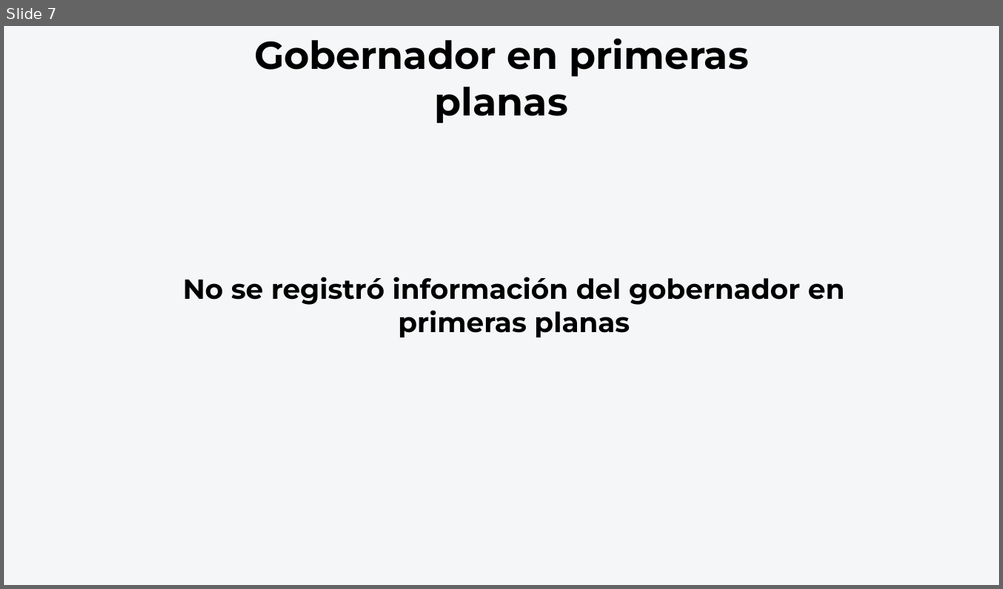
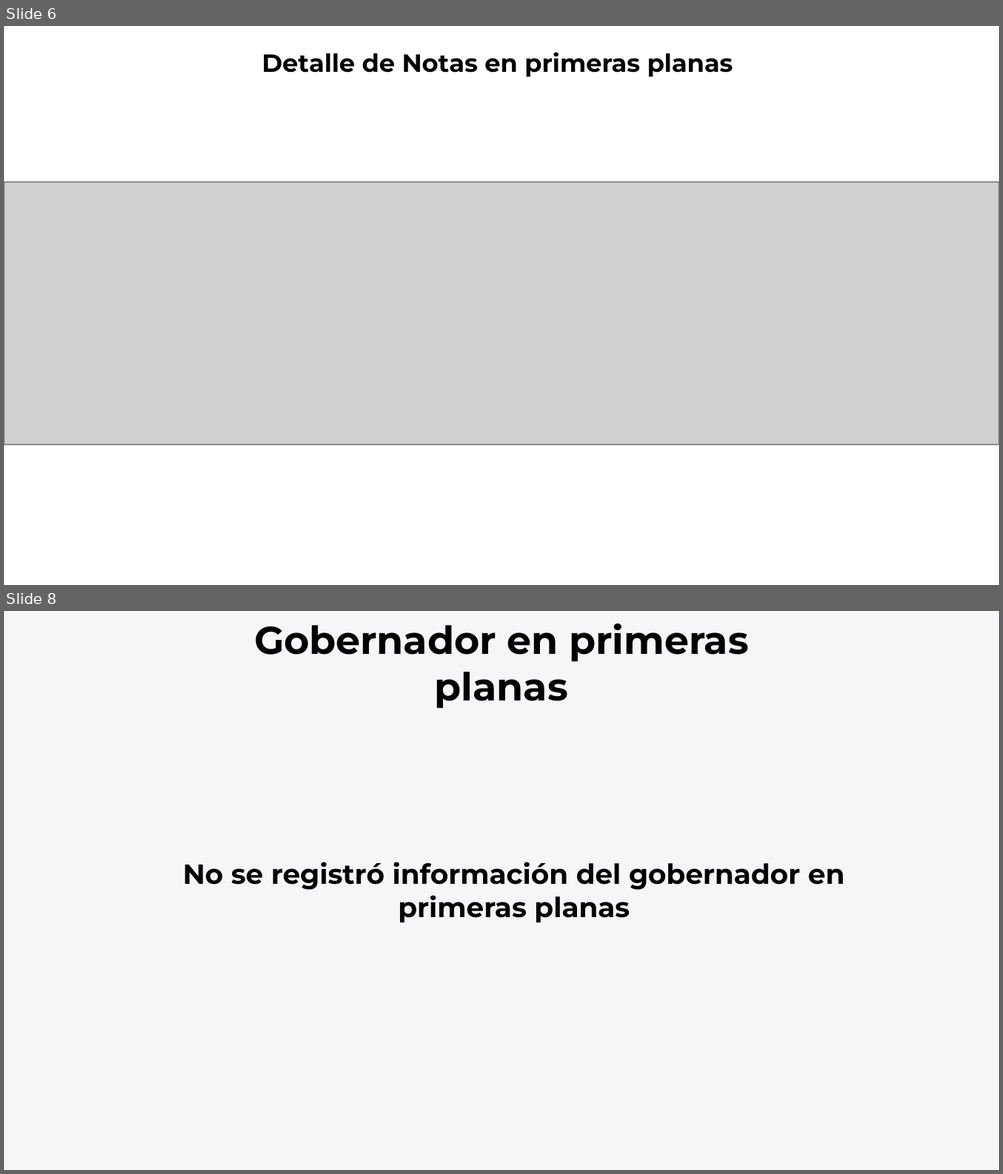
Before and after one commit to thelonious9/Reporteportadas, a slide deck: Reporte 191026.pptx. Shown one above the other, each under a label of ours: slide 7 before the commit, slides 6 and 8 after it; the slides between them are not shown. The pictures are 1003x589 and 1003x1174 pixels, drawn with LibreOffice and Linux fonts; fonts in the diff are those of the drawing; grey boxes stand for pictures. Boxes give left, top, right and bottom in pixels: in the first picture for what was removed or moved away, otherwise in the second. Text is boxed around its words. In the diff, an @@ line names an element or a change of style, - is before the commit and + after.

```diff
--- a/Reporte 191026.pptx
+++ b/Reporte 191026.pptx
@@ slide 6 added at bbox=[4, 26, 999, 585], background #FFFFFF @@
@@ text added at bbox=[262, 52, 733, 77], 18 pt, text #000000, bold @@
+Detalle de Notas en primeras planas
@@ picture added at bbox=[4, 182, 999, 445] @@
@@ what was slide 7 is now slide 8 @@
```
Also in this commit, not shown: 4 slides changed, 1 other slide added, 1 slide removed.
